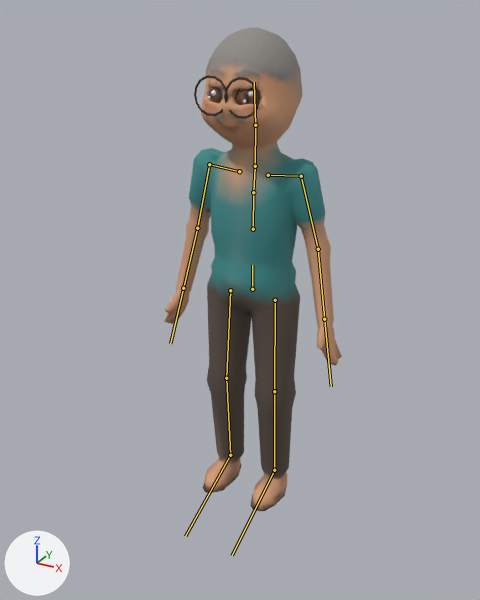
One commit to the glTF model assets/models/nguoi/chutu.glb: the scene before it, then after it.
Rendered twice from a 50 mm lens placed at (0.955, -1.825, 1.66), pointed at (0.026, -0.136, 0.815). The lights are fixed; the arrows at lower left show +X, +Y and +Z. The older version comes first. The bones that bend it are drawn over the model as lines.

The first picture shows 'Nguoi_chutu'.
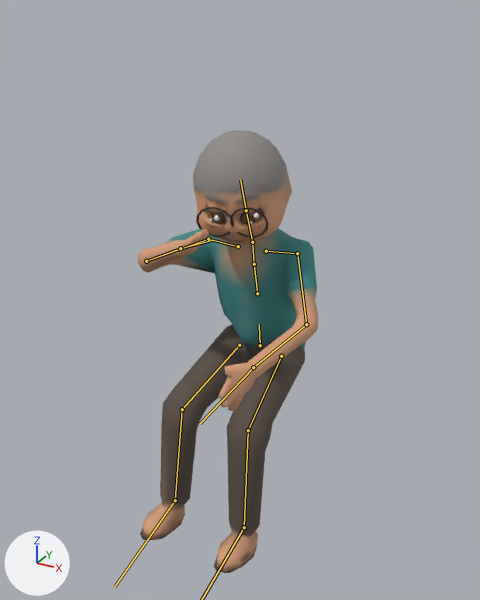
The newer file adds an action. The first version stands in its rest pose; the second is drawn at frame 7 of the action 'day_kinh'.

Boxes [x1, y1, x2, y2] around the edits, measured in the pictures (480 x 600 px):
'Nguoi_chutu', posed (9% shorter)
    before: [164, 27, 342, 512]
    after: [138, 130, 318, 573]
bone 'hips', root to tip
    before: (252, 289) to (252, 265)
    after: (260, 345) to (259, 324)
bone 'spine', root to tip
    before: (253, 229) to (253, 192)
    after: (257, 293) to (254, 264)
bone 'chest', root to tip
    before: (253, 192) to (255, 167)
    after: (254, 264) to (252, 243)
bone 'upperarm.L', root to tip
    before: (301, 176) to (318, 249)
    after: (297, 253) to (306, 324)
bone 'forearm.L', root to tip
    before: (318, 249) to (324, 319)
    after: (306, 324) to (253, 367)
bone 'hand.L', root to tip
    before: (324, 319) to (331, 386)
    after: (253, 367) to (200, 423)
bone 'upperarm.R', root to tip
    before: (209, 164) to (197, 228)
    after: (208, 239) to (146, 261)
bone 'forearm.R', root to tip
    before: (197, 228) to (183, 288)
    after: (146, 261) to (180, 248)
bone 'hand.R', root to tip
    before: (183, 288) to (170, 343)
    after: (180, 248) to (213, 240)
bone 'neck', root to tip
    before: (255, 166) to (255, 125)
    after: (252, 242) to (246, 210)
bone 'head', root to tip
    before: (255, 125) to (254, 82)
    after: (246, 210) to (240, 180)
bone 'thigh.L', root to tip
    before: (275, 300) to (274, 391)
    after: (281, 356) to (248, 430)
bone 'shin.L', root to tip
    before: (274, 391) to (274, 470)
    after: (248, 430) to (244, 527)
bone 'thigh.R', root to tip
    before: (230, 290) to (226, 378)
    after: (239, 345) to (182, 409)
bone 'shin.R', root to tip
    before: (226, 378) to (230, 455)
    after: (182, 409) to (175, 500)
bone 'foot.R', root to tip
    before: (230, 455) to (185, 536)
    after: (175, 500) to (114, 587)

Patch to the scene script:
```diff
--- a/assets/models/nguoi/chutu.glb.py
+++ b/assets/models/nguoi/chutu.glb.py
@@ bone_hips @@
 bone_hips = bpy.data.objects['NguoiRig'].pose.bones['hips']
-bone_hips.location = (0.0, 0.0, 0.0)
-bone_hips.rotation_quaternion = (1.0, 0.0, 0.0, 0.0)  # degrees (0, 0, 0)
+bone_hips.location = (0.0, -0.239, -0.06)
+bone_hips.rotation_quaternion = (0.999, 0.052, 0.0, 0.0)  # degrees (6, 0, 0)
@@ bone_spine @@
 bone_spine = bpy.data.objects['NguoiRig'].pose.bones['spine']  # child of 'hips'
-bone_spine.rotation_quaternion = (1.0, 0.0, 0.0, 0.0)  # degrees (0, 0, 0)
+bone_spine.rotation_quaternion = (0.998, 0.069, 0.0, 0.0)  # degrees (8, 0, 0)
@@ bone_chest @@
 bone_chest = bpy.data.objects['NguoiRig'].pose.bones['chest']  # child of 'spine'
-bone_chest.rotation_quaternion = (1.0, 0.0, 0.0, 0.0)  # degrees (0, 0, 0)
+bone_chest.rotation_quaternion = (1.0, 0.022, 0.014, 0.0)  # degrees (2, 2, 0)
@@ bone_upperarm_l @@
 bone_upperarm_l = bpy.data.objects['NguoiRig'].pose.bones['upperarm.L']  # child of 'clav.L'
-bone_upperarm_l.rotation_quaternion = (1.0, 0.0, 0.0, 0.0)  # degrees (0, 0, 0)
+bone_upperarm_l.rotation_quaternion = (0.885, -0.446, 0.0, -0.132)  # degrees (-53, -7, -14)
@@ bone_forearm_l @@
 bone_forearm_l = bpy.data.objects['NguoiRig'].pose.bones['forearm.L']  # child of 'upperarm.L'
-bone_forearm_l.rotation_quaternion = (1.0, 0.0, 0.0, 0.0)  # degrees (0, 0, 0)
+bone_forearm_l.rotation_quaternion = (0.931, -0.299, 0.0, 0.209)  # degrees (-34, 7, 23)
@@ bone_hand_l @@
 bone_hand_l = bpy.data.objects['NguoiRig'].pose.bones['hand.L']  # child of 'forearm.L'
-bone_hand_l.rotation_quaternion = (1.0, 0.0, 0.0, 0.0)  # degrees (0, 0, 0)
+bone_hand_l.rotation_quaternion = (0.998, 0.07, 0.0, 0.0)  # degrees (8, 0, 0)
@@ bone_upperarm_r @@
 bone_upperarm_r = bpy.data.objects['NguoiRig'].pose.bones['upperarm.R']  # child of 'clav.R'
-bone_upperarm_r.rotation_quaternion = (1.0, 0.0, 0.0, 0.0)  # degrees (0, 0, 0)
+bone_upperarm_r.rotation_quaternion = (0.688, -0.633, 0.0, 0.356)  # degrees (-77, 27, 33)
@@ bone_forearm_r @@
 bone_forearm_r = bpy.data.objects['NguoiRig'].pose.bones['forearm.R']  # child of 'upperarm.R'
-bone_forearm_r.rotation_quaternion = (1.0, 0.0, 0.0, 0.0)  # degrees (0, 0, 0)
+bone_forearm_r.rotation_quaternion = (0.741, -0.655, 0.0, -0.148)  # degrees (-82, -11, -13)
@@ bone_hand_r @@
 bone_hand_r = bpy.data.objects['NguoiRig'].pose.bones['hand.R']  # child of 'forearm.R'
-bone_hand_r.rotation_quaternion = (1.0, 0.0, 0.0, 0.0)  # degrees (0, 0, 0)
+bone_hand_r.rotation_quaternion = (0.998, 0.07, 0.0, 0.0)  # degrees (8, 0, 0)
@@ bone_neck @@
 bone_neck = bpy.data.objects['NguoiRig'].pose.bones['neck']  # child of 'chest'
-bone_neck.rotation_quaternion = (1.0, 0.0, 0.0, 0.0)  # degrees (0, 0, 0)
+bone_neck.rotation_quaternion = (0.999, 0.046, 0.028, -0.001)  # degrees (5, 3, 0)
@@ bone_head @@
 bone_head = bpy.data.objects['NguoiRig'].pose.bones['head']  # child of 'neck'
-bone_head.rotation_quaternion = (1.0, 0.0, 0.0, 0.0)  # degrees (0, 0, 0)
+bone_head.rotation_quaternion = (0.994, 0.017, 0.101, -0.037)  # degrees (2, 12, -4)
@@ bone_thigh_l @@
 bone_thigh_l = bpy.data.objects['NguoiRig'].pose.bones['thigh.L']  # child of 'hips'
-bone_thigh_l.rotation_quaternion = (1.0, 0.0, 0.0, 0.0)  # degrees (0, 0, 0)
+bone_thigh_l.rotation_quaternion = (0.789, -0.611, 0.0, -0.071)  # degrees (-75, -5, -6)
@@ bone_shin_l @@
 bone_shin_l = bpy.data.objects['NguoiRig'].pose.bones['shin.L']  # child of 'thigh.L'
-bone_shin_l.rotation_quaternion = (1.0, 0.0, 0.0, 0.0)  # degrees (0, 0, 0)
+bone_shin_l.rotation_quaternion = (0.874, 0.482, 0.0, 0.061)  # degrees (58, -3, 6)
@@ bone_foot_l @@
 bone_foot_l = bpy.data.objects['NguoiRig'].pose.bones['foot.L']  # child of 'shin.L'
-bone_foot_l.rotation_quaternion = (1.0, 0.0, 0.0, 0.0)  # degrees (0, 0, 0)
+bone_foot_l.rotation_quaternion = (-1.0, 0.026, 0.0, -0.012)  # degrees (-3, 0, 1)
@@ bone_thigh_r @@
 bone_thigh_r = bpy.data.objects['NguoiRig'].pose.bones['thigh.R']  # child of 'hips'
-bone_thigh_r.rotation_quaternion = (1.0, 0.0, 0.0, 0.0)  # degrees (0, 0, 0)
+bone_thigh_r.rotation_quaternion = (0.789, -0.611, 0.0, 0.071)  # degrees (-75, 5, 6)
@@ bone_shin_r @@
 bone_shin_r = bpy.data.objects['NguoiRig'].pose.bones['shin.R']  # child of 'thigh.R'
-bone_shin_r.rotation_quaternion = (1.0, 0.0, 0.0, 0.0)  # degrees (0, 0, 0)
+bone_shin_r.rotation_quaternion = (0.874, 0.482, 0.0, -0.061)  # degrees (58, 3, -6)
@@ bone_foot_r @@
 bone_foot_r = bpy.data.objects['NguoiRig'].pose.bones['foot.R']  # child of 'shin.R'
-bone_foot_r.rotation_quaternion = (1.0, 0.0, 0.0, 0.0)  # degrees (0, 0, 0)
+bone_foot_r.rotation_quaternion = (-1.0, 0.026, 0.0, 0.012)  # degrees (-3, 0, -1)
```
